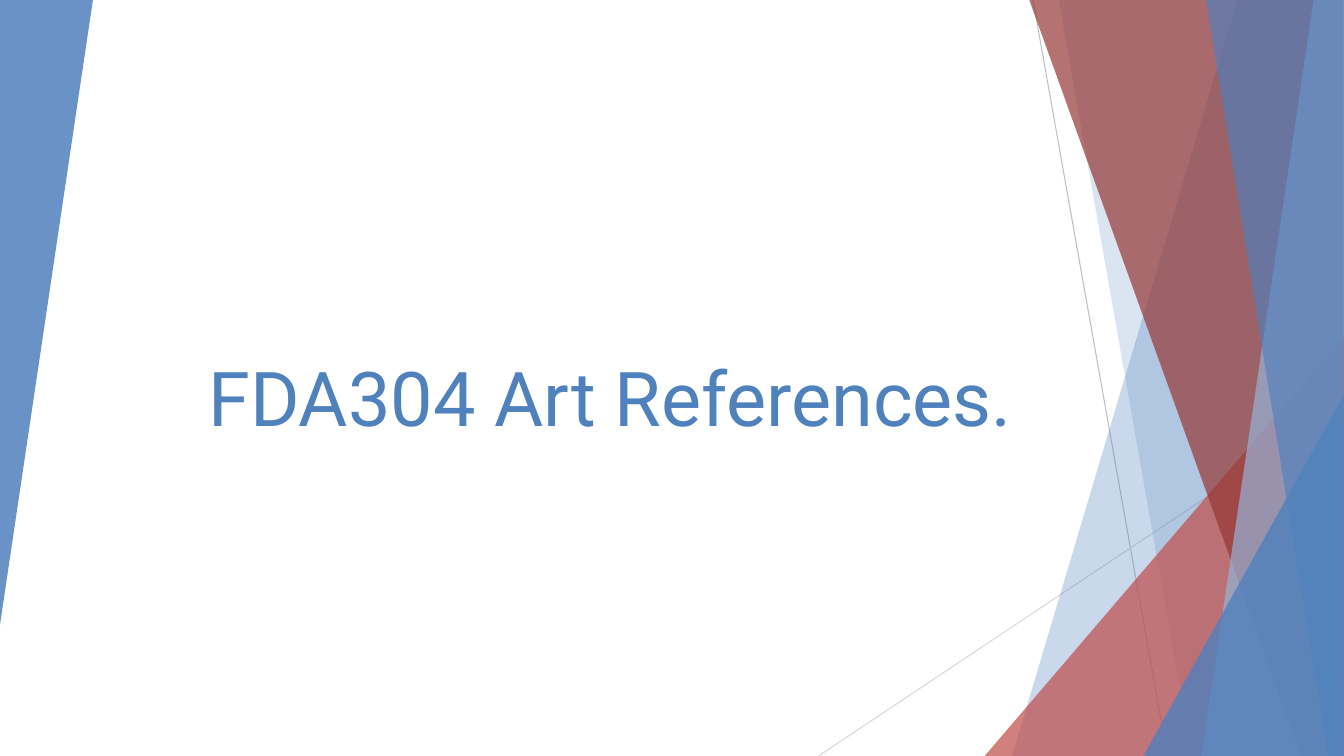
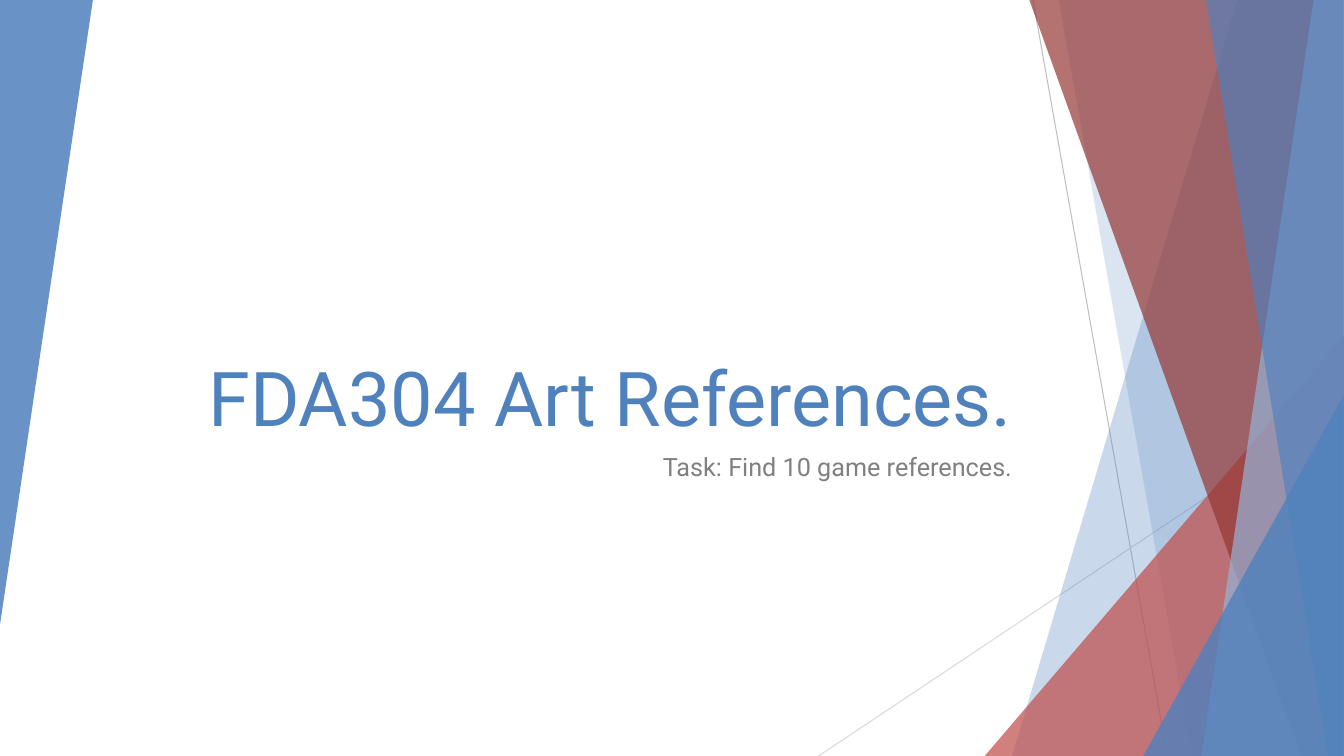
Before and after one commit to samcoxuniversitystuff/FDA304, a slide deck: slide 1 of Assets/Documents/FDA304 Art References.pptx. Drawn at 1344x756 pixels with LibreOffice and Linux fonts; fonts in the diff are those of the drawing. Boxes give left, top, right and bottom in pixels: in the first picture for what was removed or moved away, otherwise in the second. Text is boxed around its words. In the diff, an @@ line names an element or a change of style, - is before the commit and + after.

```diff
--- a/Assets/Documents/FDA304 Art References.pptx
+++ b/Assets/Documents/FDA304 Art References.pptx
@@ subtitle added at <box>663,457,1012,481</box>, 18 pt, text #808080 @@
+Task: Find 10 game references.
```
Also in this commit, not shown: 1 slide added.
